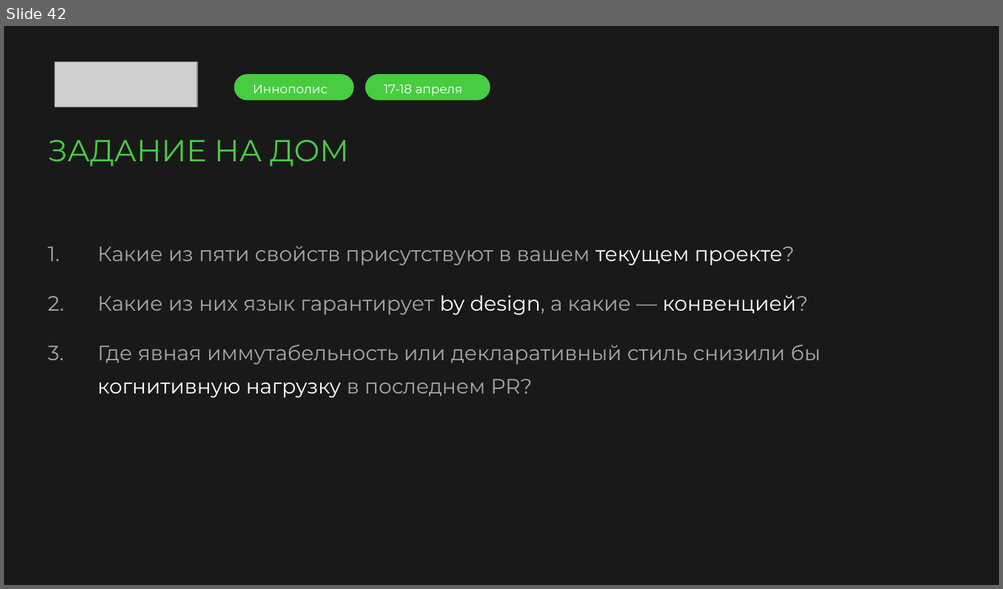
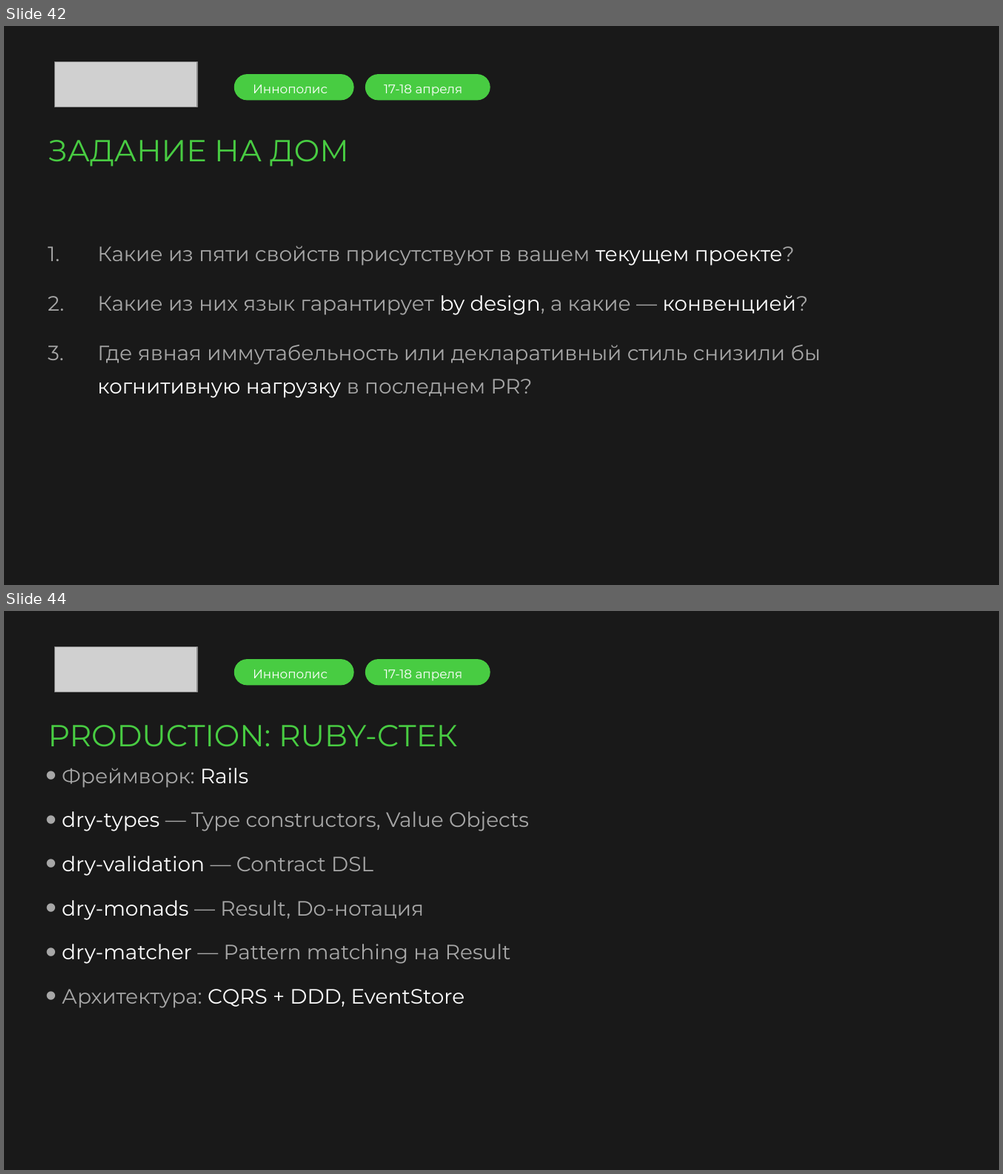
Before and after one commit to argent-smith/presentations, a slide deck: FP_Talk_2026/merge/presentation.pptx. Shown one above the other, each under a label of ours: slide 42 before the commit, slides 42 and 44 after it; the slides between them are not shown. The pictures are 1003x589 and 1003x1174 pixels, drawn with LibreOffice and Linux fonts; fonts in the diff are those of the drawing; grey boxes stand for pictures; background and template pictures are left out. Boxes give left, top, right and bottom in pixels: in the first picture for what was removed or moved away, otherwise in the second. Text is boxed around its words. In the diff, an @@ line names an element or a change of style, - is before the commit and + after.

```diff
--- a/FP_Talk_2026/merge/presentation.pptx
+++ b/FP_Talk_2026/merge/presentation.pptx
@@ slide 44 added at [4,611,999,1170], background picture (left out) @@
@@ picture added at [55,647,197,692] @@
@@ rounded rectangle added at [233,659,353,684], fill #48CC42 @@
@@ text added at [253,669,327,678], 9 pt, text #FFFFFF @@
+Иннополис
@@ rounded rectangle added at [365,659,490,684], fill #48CC42 @@
@@ text added at [384,669,463,681], 9 pt, text #FFFFFF @@
+17-18 апреля
@@ text added at [48,725,458,747], 22 pt, text #48CC42 @@
+PRODUCTION: RUBY-СТЕК
@@ text added at [62,768,529,1008], 15 pt, text #A7A7A7 @@
+• Фреймворк: Rails
+• dry-types — Type constructors, Value Objects
+• dry-validation — Contract DSL
+• dry-monads — Result, Do-нотация
+• dry-matcher — Pattern matching на Result
+• Архитектура: CQRS + DDD, EventStore
```
Also in this commit, not shown: 4 other slides added.
